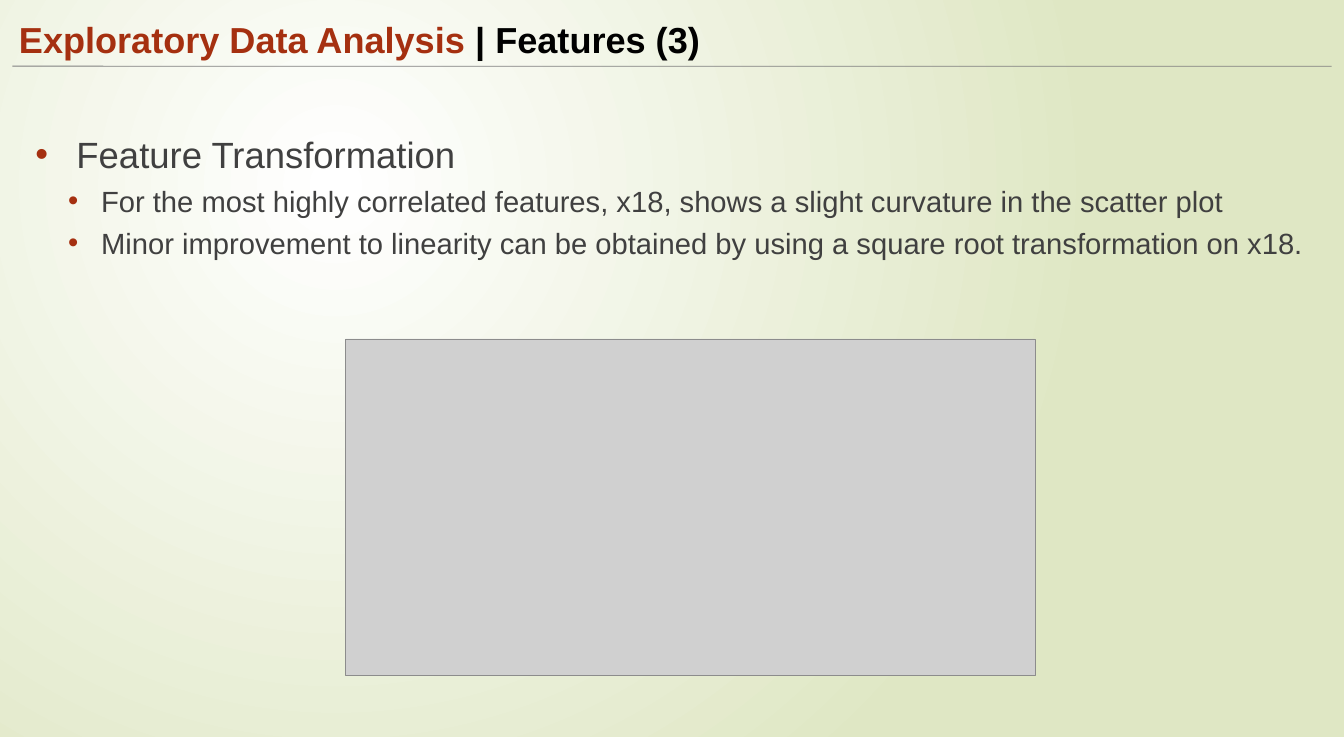
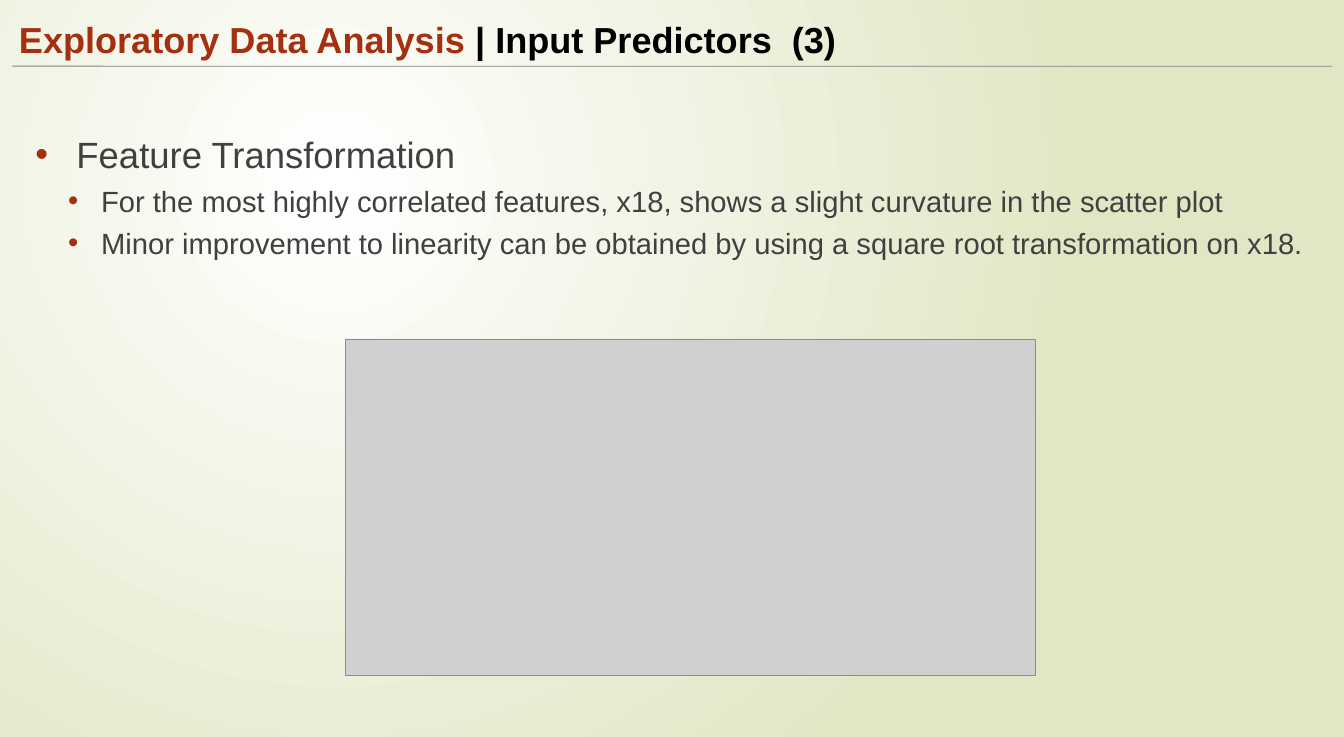
Before and after one commit to ngupta23/DS6372-PredictingPerformanceIntegratedCircuits1, a slide deck: slide 9 of Presentation/MSDS6372_Project1_Presentation.pptx. Drawn at 1344x737 pixels with LibreOffice and Linux fonts; fonts in the diff are those of the drawing; grey boxes stand for pictures. Boxes give left, top, right and bottom in pixels: in the first picture for what was removed or moved away, otherwise in the second. Text is boxed around its words. In the diff, an @@ line names an element or a change of style, - is before the commit and + after.

```diff
--- a/Presentation/MSDS6372_Project1_Presentation.pptx
+++ b/Presentation/MSDS6372_Project1_Presentation.pptx
@@ title at [19,26,836,60]: text changed @@
-Exploratory Data Analysis | Features (3)
+Exploratory Data Analysis | Input Predictors (3)
```
Also in this commit, not shown: 6 other slides changed.
